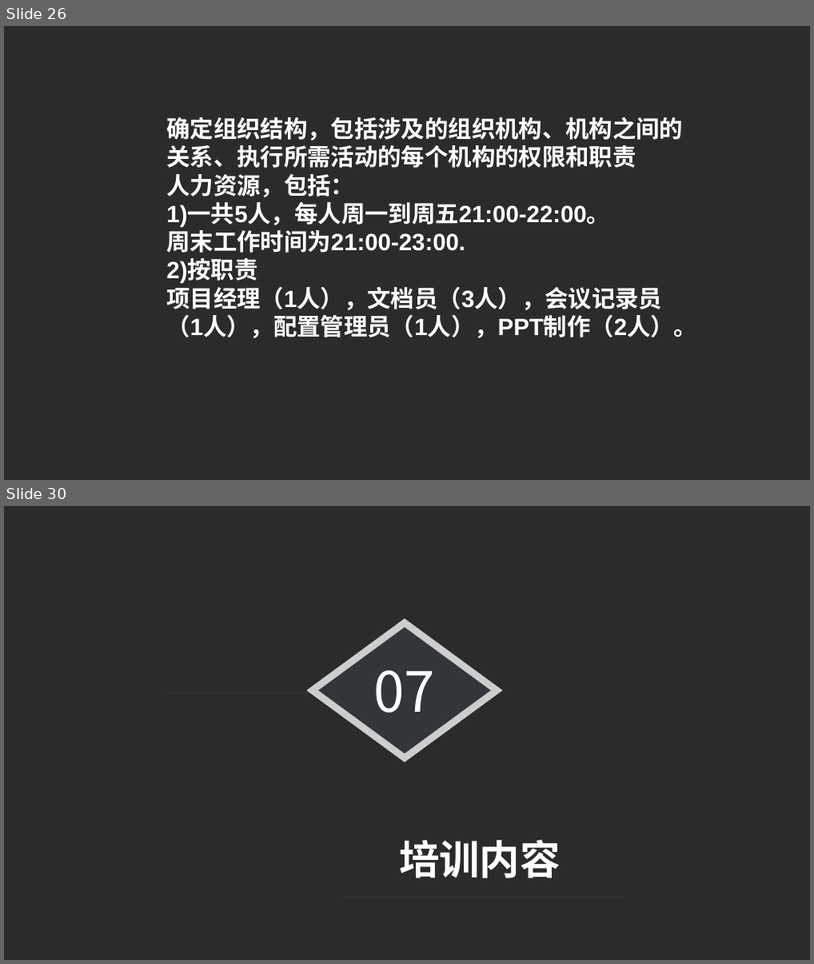
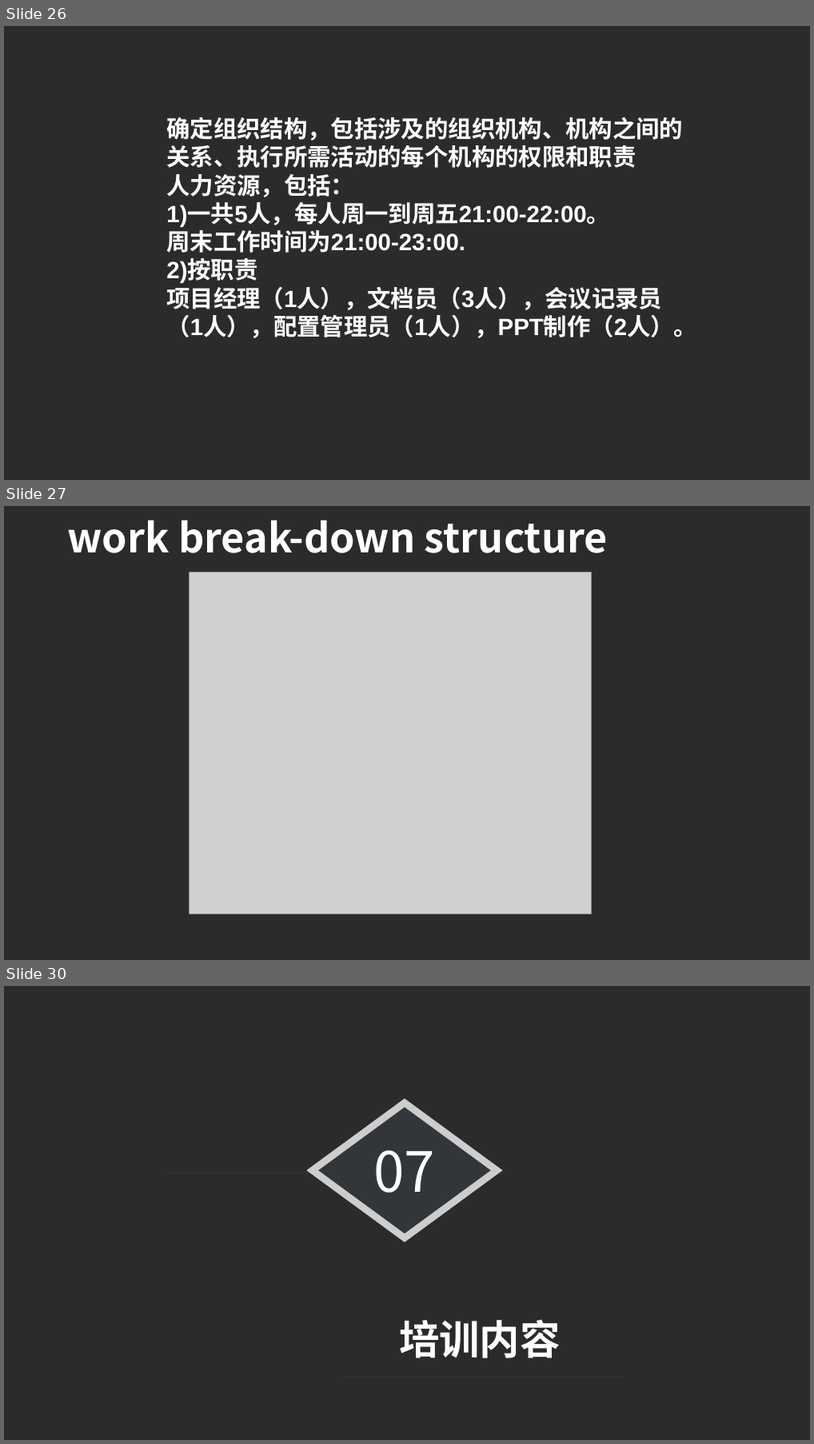
Before and after one commit to tmaczjj/2017work, a slide deck: week5/ppt文档/[prd-03,31501311]项目计划ppt.pptx. Shown one above the other, each under a label of ours: slides 26 and 30 before the commit, slides 26, 27 and 30 after it; the slides between them are not shown. The pictures are 814x964 and 814x1444 pixels, drawn with LibreOffice and Linux fonts; fonts in the diff are those of the drawing; grey boxes stand for pictures; background and template pictures are left out; a plain dark background stands for a picture behind light text. Boxes give left, top, right and bottom in pixels: in the first picture for what was removed or moved away, otherwise in the second. Text is boxed around its words. In the diff, an @@ line names an element or a change of style, - is before the commit and + after.

```diff
--- a/week5/ppt文档/[prd-03,31501311]项目计划ppt.pptx
+++ b/week5/ppt文档/[prd-03,31501311]项目计划ppt.pptx
@@ slide 27 added at (x1=4, y1=506, x2=810, y2=960), background picture (left out) @@
@@ text added at (x1=68, y1=520, x2=608, y2=553), 48 pt, text #FFFFFF, bold @@
+work break-down structure
@@ picture added at (x1=189, y1=572, x2=591, y2=914) @@
```
Also in this commit, not shown: 5 slides changed, 2 other slides added, 3 slides removed, 6 other files.
